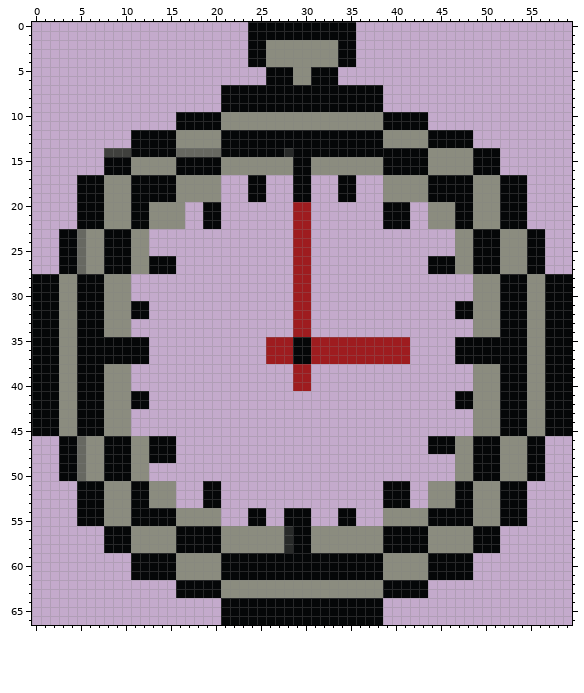
Sprite sheet: assets/sprites/clock.png. That is the earlier state.
The file is 60x67 pixels. Colours within 5 levels of each other are drawn and written as one.
Once edited:
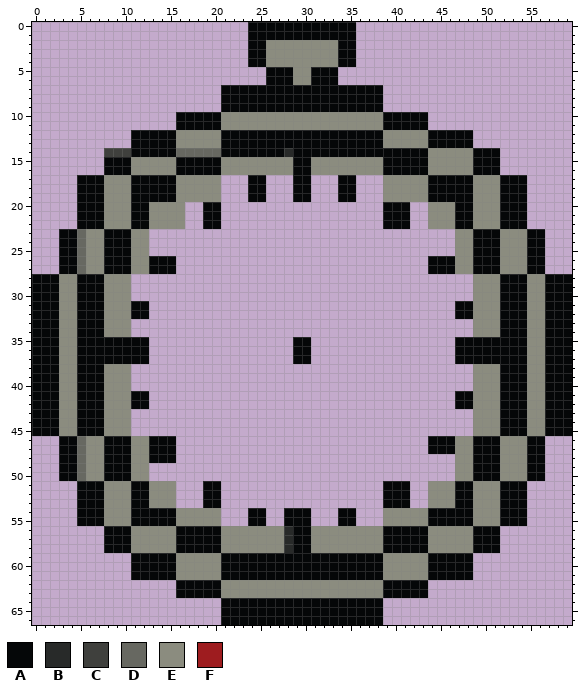
Palette (. is transparent): A #050708  B #282a29  C #3f403d  D #676861  E #8b8c7f  F #9e1c1f
Diff:
y 20..34: x 29..30 FF -> ..
y 35..37: x 26..28 FFF -> ...; x 31..41 FFFFFFFFFFF -> ...........
y 38..40: x 29..30 FF -> ..
